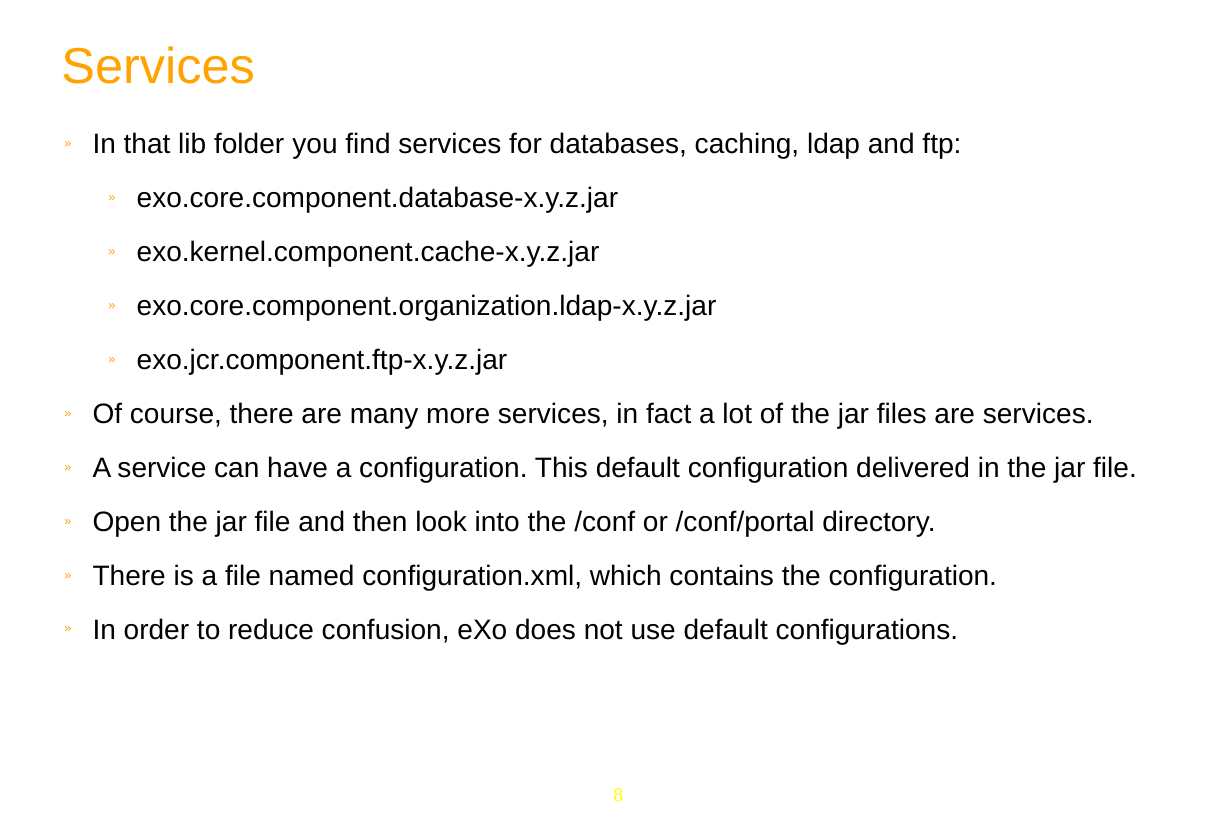
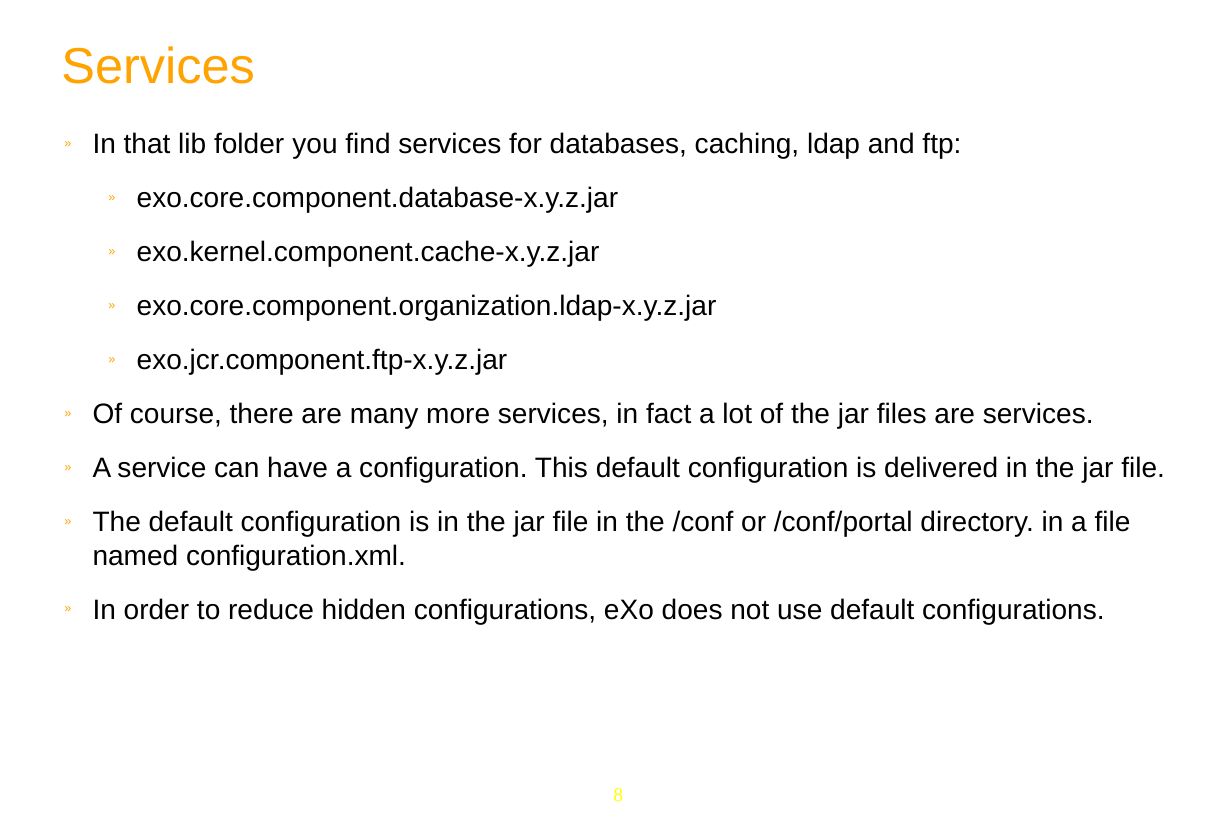
Before and after one commit to anhvurz90/training, a slide deck: slide 8 of exo-developer/210-configuration/slides/210-Portal-configuration-XDev-en.ppt. Drawn at 1232x835 pixels with LibreOffice and Linux fonts; fonts in the diff are those of the drawing; background and template pictures are left out. Boxes give left, top, right and bottom in pixels: in the first picture for what was removed or moved away, otherwise in the second. Text is boxed around its words. In the diff, an @@ line names an element or a change of style, - is before the commit and + after.

Commit message:
configuration

```diff
--- a/exo-developer/210-configuration/slides/210-Portal-configuration-XDev-en.ppt
+++ b/exo-developer/210-configuration/slides/210-Portal-configuration-XDev-en.ppt
@@ text at box(93, 456, 1165, 624): text changed @@
-» A service can have a configuration. This default configuration delivered in the jar file.
-» Open the jar file and then look into the /conf or /conf/portal directory.
-» There is a file named configuration.xml, which contains the configuration.
-» In order to reduce confusion, eXo does not use default configurations.
+» A service can have a configuration. This default configuration is delivered in the jar file.
+» The default configuration is in the jar file in the /conf or /conf/portal directory. in a file named configuration.xml.
+» In order to reduce hidden configurations, eXo does not use default configurations.
```
Also in this commit, not shown: 11 other slides changed, 2 slides added, 3 slides removed, 15 other files.
